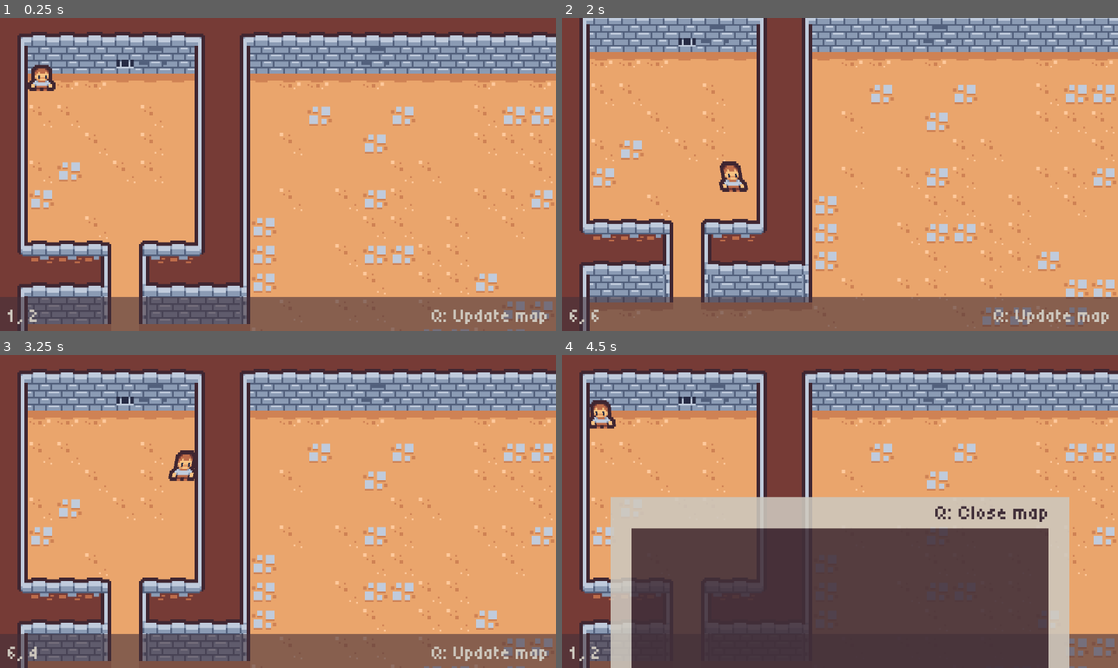
Above: before the commit, frames 1-4 (two rows, left to right).
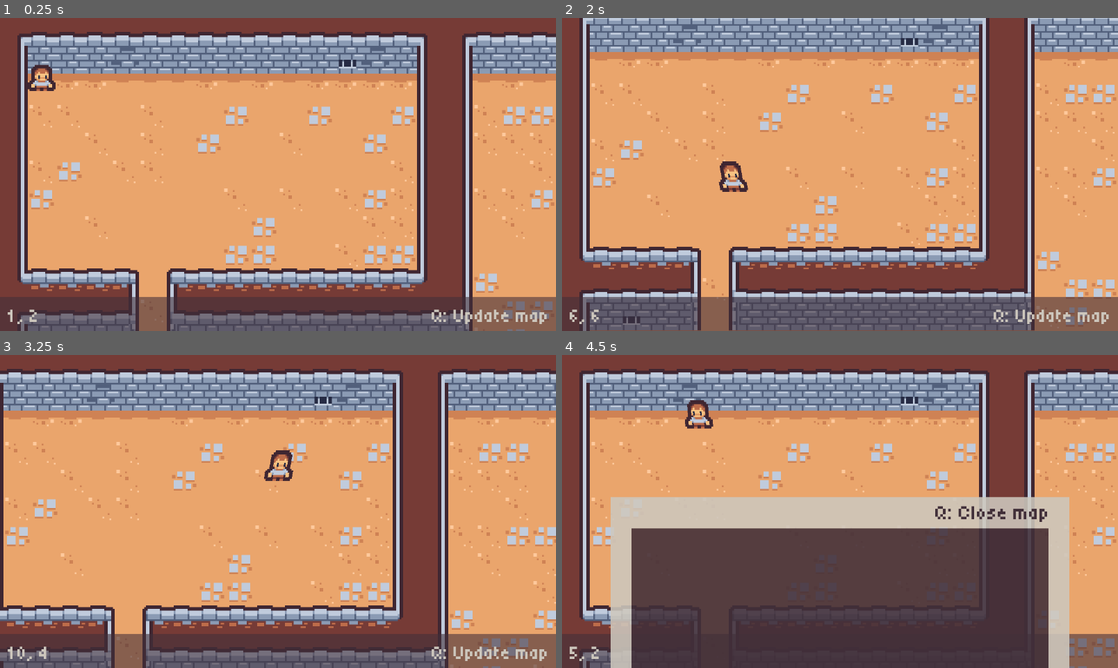
Above: after the commit, the same moments.

Repository: johnreybacal/dungeon-seo-solutions-inc
Game: Godot game, scene res://scenes/game.tscn
The game is run twice, just before and just after one commit, with the same random seed, the same clock (stepped at 60 frames per second) and the same inputs.
Inputs (mouse positions are in pixels of both pictures, inside the frame that each line leads up to):
- Up to frame 1 (0.25 s): no input
- Up to frame 2 (2 s): tap Enter at 0.5 s; move the mouse to (962, 158) at 0.52 s; hold D (move_right) 0.53-1.28 s; hold 4 (use_enemy) 0.53-1.28 s; click (962, 158) at 0.67 s; move the mouse to (728, 190) at 1.27 s; hold S (move_down) from 1.28 s (still down); tap 1 (use_ground) at 1.35 s
- Up to frame 3 (3.25 s): move the mouse to (333, 442) at 2.02 s; release S (move_down) at 2.03 s; hold D (move_right) 2.03-2.78 s; hold 3 (use_trap) 2.03-2.78 s; move the mouse to (250, 574) at 2.77 s; hold W (move_up) from 2.78 s (still down); tap 2 (use_wall) at 2.85 s; click (250, 574) at 2.92 s
- Up to frame 4 (4.5 s): move the mouse to (1006, 558) at 3.52 s; release W (move_up) at 3.53 s; hold 4 (use_enemy) 3.53-4.28 s; hold A (move_left) from 3.53 s (still down); tap Q (toggle_map) at 4.15 s; move the mouse to (673, 464) at 4.27 s; tap 1 (use_ground) at 4.35 s

The runs differ from the first frame. In frame 1, 33% of the frame differs, in the area x 3-99%, y 4-100%; in frame 2, 38%; in frame 3, 43%, in the area x 0-100%, y 4-100%; in frame 4, 10%.

Commit message:
added map manager | add room generation

Diff:
--- a/project.godot
+++ b/project.godot
@@ -14,6 +14,10 @@
 run/main_scene="uid://hm73vsi3860u"
 config/features=PackedStringArray("4.5", "Forward Plus")
 config/icon="res://icon.svg"
+
+[autoload]
+
+MapManager="*res://scripts/map_manager.gd"
 
 [display]
 
--- a/scripts/game_manager.gd
+++ b/scripts/game_manager.gd
@@ -58,7 +58,8 @@
     # 2: wall
     # 3: healing well
     # 4 and beyond: traps
-    var cells := [
+    MapManager.generate_map()
+    # var cells := [
         # x ->
         # y ↓
         # [1, 1, 1, 1, 1, 1, 1, 1, 1, 1],
@@ -102,31 +103,34 @@
         # [1, 1, 1, 1, 1, 1, 1, 1, 1, 1, 1, 1, 1, 1, 1, 1, 1, 1, 1, 1, 1, 1, 1, 1, 1, 1, 1, 1, 1, 1, 1, 1, 1, 1, 1, 1, 1, 1, 1, 1, 1, 1],
         # [1, 1, 1, 1, 1, 1, 1, 1, 1, 1, 1, 1, 1, 1, 1, 1, 1, 1, 1, 1, 1, 1, 1, 1, 1, 1, 1, 1, 1, 1, 1, 1, 1, 1, 1, 1, 1, 1, 1, 1, 1, 1]
         #
-        [1, 1, 1, 1, 1, 1, 1, 1, 1, 1, 1, 1, 1, 1, 1, 1, 1, 1, 1, 1, 1, 1, 1, 1, 1, 1, 1, 1, 1, 1, 1, 1, 1, 1, 1, 1, 1, 1, 1, 1, 1, 1],
-        [1, 1, 1, 1, 1, 1, 1, 1, 1, 1, 1, 1, 1, 1, 1, 1, 1, 1, 1, 1, 1, 1, 1, 1, 1, 1, 1, 1, 1, 1, 1, 1, 1, 1, 1, 1, 1, 1, 1, 1, 1, 1],
-        [1, 1, 2, 2, 2, 2, 2, 2, 1, 1, 2, 2, 2, 2, 2, 2, 2, 2, 2, 2, 2, 2, 2, 2, 2, 2, 2, 2, 2, 2, 2, 2, 2, 2, 2, 2, 2, 2, 2, 2, 1, 1],
-        [1, 1, 0, 0, 0, 0, 0, 0, 1, 1, 0, 0, 0, 0, 0, 0, 0, 0, 0, 0, 0, 0, 0, 0, 0, 0, 0, 0, 0, 0, 0, 0, 0, 0, 0, 0, 0, 0, 0, 0, 1, 1],
-        [1, 1, 0, 0, 0, 0, 0, 0, 1, 1, 0, 0, 0, 0, 0, 0, 0, 0, 0, 0, 0, 0, 0, 0, 0, 0, 0, 0, 0, 0, 0, 0, 0, 0, 0, 0, 0, 0, 0, 0, 1, 1],
-        [1, 1, 0, 0, 0, 0, 0, 0, 1, 1, 0, 0, 0, 0, 0, 0, 0, 0, 0, 0, 0, 0, 0, 0, 0, 0, 0, 0, 0, 0, 0, 0, 0, 0, 0, 0, 0, 0, 0, 0, 1, 1],
-        [1, 1, 0, 0, 0, 0, 0, 0, 1, 1, 0, 0, 0, 0, 0, 0, 0, 0, 0, 0, 0, 0, 0, 0, 0, 0, 0, 0, 0, 0, 0, 0, 0, 0, 0, 0, 0, 0, 0, 0, 1, 1],
-        [1, 1, 0, 0, 0, 3, 0, 0, 1, 1, 0, 0, 0, 0, 0, 0, 0, 0, 0, 0, 0, 0, 0, 0, 0, 0, 0, 0, 0, 0, 0, 0, 0, 0, 0, 0, 0, 0, 0, 0, 1, 1],
-        [1, 1, 0, 0, 0, 4, 0, 0, 1, 1, 0, 0, 0, 0, 0, 0, 0, 0, 0, 0, 0, 0, 0, 0, 0, 0, 0, 0, 0, 0, 0, 0, 0, 0, 0, 0, 0, 0, 0, 0, 1, 1],
-        [1, 1, 1, 1, 1, 0, 1, 1, 1, 1, 0, 0, 0, 0, 0, 0, 0, 0, 0, 0, 0, 0, 0, 0, 0, 0, 0, 0, 0, 0, 0, 0, 0, 0, 0, 0, 0, 0, 0, 0, 1, 1],
-        [1, 1, 1, 1, 1, 0, 1, 1, 1, 1, 0, 0, 0, 0, 0, 0, 0, 0, 0, 0, 0, 0, 0, 0, 0, 0, 0, 0, 0, 0, 0, 0, 0, 0, 0, 0, 0, 0, 0, 0, 1, 1],
-        [1, 1, 2, 2, 2, 4, 2, 2, 2, 2, 0, 0, 0, 0, 0, 0, 0, 0, 0, 0, 0, 0, 0, 0, 0, 0, 0, 0, 0, 0, 0, 0, 0, 0, 0, 0, 0, 0, 0, 0, 1, 1],
-        [1, 1, 0, 0, 0, 0, 0, 0, 0, 0, 0, 0, 0, 0, 0, 0, 0, 0, 0, 0, 0, 0, 0, 0, 0, 0, 0, 0, 0, 0, 0, 0, 0, 0, 0, 0, 0, 0, 0, 0, 1, 1],
-        [1, 1, 0, 0, 0, 0, 0, 0, 0, 0, 0, 0, 0, 0, 0, 0, 0, 0, 0, 0, 0, 0, 0, 0, 0, 0, 0, 0, 0, 0, 0, 0, 0, 0, 0, 0, 0, 0, 0, 0, 1, 1],
-        [1, 1, 0, 0, 0, 0, 0, 0, 0, 0, 0, 0, 0, 0, 0, 0, 0, 0, 0, 0, 0, 0, 0, 0, 0, 0, 0, 0, 0, 0, 0, 0, 0, 0, 0, 0, 0, 0, 0, 0, 1, 1],
-        [1, 1, 0, 0, 0, 0, 0, 0, 0, 0, 0, 0, 0, 0, 0, 0, 0, 0, 0, 0, 0, 0, 0, 0, 0, 0, 0, 0, 0, 0, 0, 0, 0, 0, 0, 0, 0, 0, 0, 0, 1, 1],
-        [1, 1, 0, 0, 0, 0, 0, 0, 0, 0, 0, 0, 0, 0, 0, 0, 0, 0, 0, 0, 0, 0, 0, 0, 0, 0, 0, 0, 0, 0, 0, 0, 0, 0, 0, 0, 0, 0, 0, 0, 1, 1],
-        [1, 1, 0, 0, 0, 0, 0, 0, 0, 0, 0, 0, 0, 0, 0, 0, 0, 0, 0, 0, 0, 0, 0, 0, 0, 0, 0, 0, 0, 0, 0, 0, 0, 0, 0, 0, 0, 0, 0, 0, 1, 1],
-        [1, 1, 0, 0, 0, 0, 0, 0, 0, 0, 0, 0, 0, 0, 0, 0, 0, 0, 0, 0, 0, 0, 0, 0, 0, 0, 0, 0, 0, 0, 0, 0, 0, 0, 0, 0, 0, 0, 0, 0, 1, 1],
-        [1, 1, 0, 0, 0, 0, 0, 0, 0, 0, 0, 0, 0, 0, 0, 0, 0, 0, 0, 0, 0, 0, 0, 0, 0, 0, 0, 0, 0, 0, 0, 0, 0, 0, 0, 0, 0, 0, 0, 0, 1, 1],
-        [1, 1, 0, 0, 0, 0, 0, 0, 0, 0, 0, 0, 0, 0, 0, 0, 0, 0, 0, 0, 0, 0, 0, 0, 0, 0, 0, 0, 0, 0, 0, 0, 0, 0, 0, 0, 0, 0, 0, 0, 1, 1],
-        [1, 1, 0, 0, 0, 0, 0, 0, 0, 0, 0, 0, 0, 0, 0, 0, 0, 0, 0, 0, 0, 0, 0, 0, 0, 0, 0, 0, 0, 0, 0, 0, 0, 0, 0, 0, 0, 0, 0, 0, 1, 1],
-        [1, 1, 1, 1, 1, 1, 1, 1, 1, 1, 1, 1, 1, 1, 1, 1, 1, 1, 1, 1, 1, 1, 1, 1, 1, 1, 1, 1, 1, 1, 1, 1, 1, 1, 1, 1, 1, 1, 1, 1, 1, 1],
-        [1, 1, 1, 1, 1, 1, 1, 1, 1, 1, 1, 1, 1, 1, 1, 1, 1, 1, 1, 1, 1, 1, 1, 1, 1, 1, 1, 1, 1, 1, 1, 1, 1, 1, 1, 1, 1, 1, 1, 1, 1, 1]
-    ]
+        # [1, 1, 1, 1, 1, 1, 1, 1, 1, 1, 1, 1, 1, 1, 1, 1, 1, 1, 1, 1, 1, 1, 1, 1, 1, 1, 1, 1, 1, 1, 1, 1, 1, 1, 1, 1, 1, 1, 1, 1, 1, 1],
+        # [1, 1, 1, 1, 1, 1, 1, 1, 1, 1, 1, 1, 1, 1, 1, 1, 1, 1, 1, 1, 1, 1, 1, 1, 1, 1, 1, 1, 1, 1, 1, 1, 1, 1, 1, 1, 1, 1, 1, 1, 1, 1],
+        # [1, 1, 2, 2, 2, 2, 2, 2, 1, 1, 2, 2, 2, 2, 2, 2, 2, 2, 2, 2, 2, 2, 2, 2, 2, 2, 2, 2, 2, 2, 2, 2, 2, 2, 2, 2, 2, 2, 2, 2, 1, 1],
+        # [1, 1, 0, 0, 0, 0, 0, 0, 1, 1, 0, 0, 0, 0, 0, 0, 0, 0, 0, 0, 0, 0, 0, 0, 0, 0, 0, 0, 0, 0, 0, 0, 0, 0, 0, 0, 0, 0, 0, 0, 1, 1],
+        # [1, 1, 0, 0, 0, 0, 0, 0, 1, 1, 0, 0, 0, 0, 0, 0, 0, 0, 0, 0, 0, 0, 0, 0, 0, 0, 0, 0, 0, 0, 0, 0, 0, 0, 0, 0, 0, 0, 0, 0, 1, 1],
+        # [1, 1, 0, 0, 0, 0, 0, 0, 1, 1, 0, 0, 0, 0, 0, 0, 0, 0, 0, 0, 0, 0, 0, 0, 0, 0, 0, 0, 0, 0, 0, 0, 0, 0, 0, 0, 0, 0, 0, 0, 1, 1],
+        # [1, 1, 0, 0, 0, 0, 0, 0, 1, 1, 0, 0, 0, 0, 0, 0, 0, 0, 0, 0, 0, 0, 0, 0, 0, 0, 0, 0, 0, 0, 0, 0, 0, 0, 0, 0, 0, 0, 0, 0, 1, 1],
+        # [1, 1, 0, 0, 0, 3, 0, 0, 1, 1, 0, 0, 0, 0, 0, 0, 0, 0, 0, 0, 0, 0, 0, 0, 0, 0, 0, 0, 0, 0, 0, 0, 0, 0, 0, 0, 0, 0, 0, 0, 1, 1],
+        # [1, 1, 0, 0, 0, 4, 0, 0, 1, 1, 0, 0, 0, 0, 0, 0, 0, 0, 0, 0, 0, 0, 0, 0, 0, 0, 0, 0, 0, 0, 0, 0, 0, 0, 0, 0, 0, 0, 0, 0, 1, 1],
+        # [1, 1, 1, 1, 1, 0, 1, 1, 1, 1, 0, 0, 0, 0, 0, 0, 0, 0, 0, 0, 0, 0, 0, 0, 0, 0, 0, 0, 0, 0, 0, 0, 0, 0, 0, 0, 0, 0, 0, 0, 1, 1],
+        # [1, 1, 1, 1, 1, 0, 1, 1, 1, 1, 0, 0, 0, 0, 0, 0, 0, 0, 0, 0, 0, 0, 0, 0, 0, 0, 0, 0, 0, 0, 0, 0, 0, 0, 0, 0, 0, 0, 0, 0, 1, 1],
+        # [1, 1, 2, 2, 2, 4, 2, 2, 2, 2, 0, 0, 0, 0, 0, 0, 0, 0, 0, 0, 0, 0, 0, 0, 0, 0, 0, 0, 0, 0, 0, 0, 0, 0, 0, 0, 0, 0, 0, 0, 1, 1],
+        # [1, 1, 0, 0, 0, 0, 0, 0, 0, 0, 0, 0, 0, 0, 0, 0, 0, 0, 0, 0, 0, 0, 0, 0, 0, 0, 0, 0, 0, 0, 0, 0, 0, 0, 0, 0, 0, 0, 0, 0, 1, 1],
+        # [1, 1, 0, 0, 0, 0, 0, 0, 0, 0, 0, 0, 0, 0, 0, 0, 0, 0, 0, 0, 0, 0, 0, 0, 0, 0, 0, 0, 0, 0, 0, 0, 0, 0, 0, 0, 0, 0, 0, 0, 1, 1],
+        # [1, 1, 0, 0, 0, 0, 0, 0, 0, 0, 0, 0, 0, 0, 0, 0, 0, 0, 0, 0, 0, 0, 0, 0, 0, 0, 0, 0, 0, 0, 0, 0, 0, 0, 0, 0, 0, 0, 0, 0, 1, 1],
+        # [1, 1, 0, 0, 0, 0, 0, 0, 0, 0, 0, 0, 0, 0, 0, 0, 0, 0, 0, 0, 0, 0, 0, 0, 0, 0, 0, 0, 0, 0, 0, 0, 0, 0, 0, 0, 0, 0, 0, 0, 1, 1],
+        # [1, 1, 0, 0, 0, 0, 0, 0, 0, 0, 0, 0, 0, 0, 0, 0, 0, 0, 0, 0, 0, 0, 0, 0, 0, 0, 0, 0, 0, 0, 0, 0, 0, 0, 0, 0, 0, 0, 0, 0, 1, 1],
+        # [1, 1, 0, 0, 0, 0, 0, 0, 0, 0, 0, 0, 0, 0, 0, 0, 0, 0, 0, 0, 0, 0, 0, 0, 0, 0, 0, 0, 0, 0, 0, 0, 0, 0, 0, 0, 0, 0, 0, 0, 1, 1],
+        # [1, 1, 0, 0, 0, 0, 0, 0, 0, 0, 0, 0, 0, 0, 0, 0, 0, 0, 0, 0, 0, 0, 0, 0, 0, 0, 0, 0, 0, 0, 0, 0, 0, 0, 0, 0, 0, 0, 0, 0, 1, 1],
+        # [1, 1, 0, 0, 0, 0, 0, 0, 0, 0, 0, 0, 0, 0, 0, 0, 0, 0, 0, 0, 0, 0, 0, 0, 0, 0, 0, 0, 0, 0, 0, 0, 0, 0, 0, 0, 0, 0, 0, 0, 1, 1],
+        # [1, 1, 0, 0, 0, 0, 0, 0, 0, 0, 0, 0, 0, 0, 0, 0, 0, 0, 0, 0, 0, 0, 0, 0, 0, 0, 0, 0, 0, 0, 0, 0, 0, 0, 0, 0, 0, 0, 0, 0, 1, 1],
+        # [1, 1, 0, 0, 0, 0, 0, 0, 0, 0, 0, 0, 0, 0, 0, 0, 0, 0, 0, 0, 0, 0, 0, 0, 0, 0, 0, 0, 0, 0, 0, 0, 0, 0, 0, 0, 0, 0, 0, 0, 1, 1],
+        # [1, 1, 1, 1, 1, 1, 1, 1, 1, 1, 1, 1, 1, 1, 1, 1, 1, 1, 1, 1, 1, 1, 1, 1, 1, 1, 1, 1, 1, 1, 1, 1, 1, 1, 1, 1, 1, 1, 1, 1, 1, 1],
+        # [1, 1, 1, 1, 1, 1, 1, 1, 1, 1, 1, 1, 1, 1, 1, 1, 1, 1, 1, 1, 1, 1, 1, 1, 1, 1, 1, 1, 1, 1, 1, 1, 1, 1, 1, 1, 1, 1, 1, 1, 1, 1]
+    #     MapManager.map
+    # ]
+    var cells = MapManager.map
+    print(cells)
     var top_walls_coordinates: Array[Vector2i] = []
     var wall_coordinates: Array[Vector2i] = []
     var ground_coordinates: Array[Vector2i] = []
--- /dev/null
+++ b/scripts/map_manager.gd
@@ -0,0 +1,136 @@
+extends Node
+
+var template := [
+#   -1, 0, 1
+    [1, 1, 1, 1, 1, 1, 1, 1, 1, 1, 1, 1, 1, 1, 1, 1, 1, 1, 1, 1, 1, 1, 1, 1, 1, 1, 1, 1, 1, 1, 1, 1, 1, 1, 1, 1, 1, 1, 1, 1, 1, 1], # -1
+    [1, 1, 1, 1, 1, 1, 1, 1, 1, 1, 1, 1, 1, 1, 1, 1, 1, 1, 1, 1, 1, 1, 1, 1, 1, 1, 1, 1, 1, 1, 1, 1, 1, 1, 1, 1, 1, 1, 1, 1, 1, 1], # 0
+    [1, 1, 2, 2, 2, 2, 2, 2, 2, 2, 2, 2, 2, 2, 2, 2, 2, 2, 2, 2, 2, 2, 2, 2, 2, 2, 2, 2, 2, 2, 2, 2, 2, 2, 2, 2, 2, 2, 2, 2, 1, 1], # 1
+    [1, 1, 0, 0, 0, 0, 0, 0, 0, 0, 0, 0, 0, 0, 0, 0, 0, 0, 0, 0, 0, 0, 0, 0, 0, 0, 0, 0, 0, 0, 0, 0, 0, 0, 0, 0, 0, 0, 0, 0, 1, 1], # 2
+    [1, 1, 0, 0, 0, 0, 0, 0, 0, 0, 0, 0, 0, 0, 0, 0, 0, 0, 0, 0, 0, 0, 0, 0, 0, 0, 0, 0, 0, 0, 0, 0, 0, 0, 0, 0, 0, 0, 0, 0, 1, 1],
+    [1, 1, 0, 0, 0, 0, 0, 0, 0, 0, 0, 0, 0, 0, 0, 0, 0, 0, 0, 0, 0, 0, 0, 0, 0, 0, 0, 0, 0, 0, 0, 0, 0, 0, 0, 0, 0, 0, 0, 0, 1, 1],
+    [1, 1, 0, 0, 0, 0, 0, 0, 0, 0, 0, 0, 0, 0, 0, 0, 0, 0, 0, 0, 0, 0, 0, 0, 0, 0, 0, 0, 0, 0, 0, 0, 0, 0, 0, 0, 0, 0, 0, 0, 1, 1],
+    [1, 1, 0, 0, 0, 0, 0, 0, 0, 0, 0, 0, 0, 0, 0, 0, 0, 0, 0, 0, 0, 0, 0, 0, 0, 0, 0, 0, 0, 0, 0, 0, 0, 0, 0, 0, 0, 0, 0, 0, 1, 1],
+    [1, 1, 0, 0, 0, 0, 0, 0, 0, 0, 0, 0, 0, 0, 0, 0, 0, 0, 0, 0, 0, 0, 0, 0, 0, 0, 0, 0, 0, 0, 0, 0, 0, 0, 0, 0, 0, 0, 0, 0, 1, 1],
+    [1, 1, 0, 0, 0, 0, 0, 0, 0, 0, 0, 0, 0, 0, 0, 0, 0, 0, 0, 0, 0, 0, 0, 0, 0, 0, 0, 0, 0, 0, 0, 0, 0, 0, 0, 0, 0, 0, 0, 0, 1, 1],
+    [1, 1, 0, 0, 0, 0, 0, 0, 0, 0, 0, 0, 0, 0, 0, 0, 0, 0, 0, 0, 0, 0, 0, 0, 0, 0, 0, 0, 0, 0, 0, 0, 0, 0, 0, 0, 0, 0, 0, 0, 1, 1],
+    [1, 1, 0, 0, 0, 0, 0, 0, 0, 0, 0, 0, 0, 0, 0, 0, 0, 0, 0, 0, 0, 0, 0, 0, 0, 0, 0, 0, 0, 0, 0, 0, 0, 0, 0, 0, 0, 0, 0, 0, 1, 1],
+    [1, 1, 0, 0, 0, 0, 0, 0, 0, 0, 0, 0, 0, 0, 0, 0, 0, 0, 0, 0, 0, 0, 0, 0, 0, 0, 0, 0, 0, 0, 0, 0, 0, 0, 0, 0, 0, 0, 0, 0, 1, 1],
+    [1, 1, 0, 0, 0, 0, 0, 0, 0, 0, 0, 0, 0, 0, 0, 0, 0, 0, 0, 0, 0, 0, 0, 0, 0, 0, 0, 0, 0, 0, 0, 0, 0, 0, 0, 0, 0, 0, 0, 0, 1, 1],
+    [1, 1, 0, 0, 0, 0, 0, 0, 0, 0, 0, 0, 0, 0, 0, 0, 0, 0, 0, 0, 0, 0, 0, 0, 0, 0, 0, 0, 0, 0, 0, 0, 0, 0, 0, 0, 0, 0, 0, 0, 1, 1],
+    [1, 1, 0, 0, 0, 0, 0, 0, 0, 0, 0, 0, 0, 0, 0, 0, 0, 0, 0, 0, 0, 0, 0, 0, 0, 0, 0, 0, 0, 0, 0, 0, 0, 0, 0, 0, 0, 0, 0, 0, 1, 1],
+    [1, 1, 0, 0, 0, 0, 0, 0, 0, 0, 0, 0, 0, 0, 0, 0, 0, 0, 0, 0, 0, 0, 0, 0, 0, 0, 0, 0, 0, 0, 0, 0, 0, 0, 0, 0, 0, 0, 0, 0, 1, 1],
+    [1, 1, 0, 0, 0, 0, 0, 0, 0, 0, 0, 0, 0, 0, 0, 0, 0, 0, 0, 0, 0, 0, 0, 0, 0, 0, 0, 0, 0, 0, 0, 0, 0, 0, 0, 0, 0, 0, 0, 0, 1, 1],
+    [1, 1, 0, 0, 0, 0, 0, 0, 0, 0, 0, 0, 0, 0, 0, 0, 0, 0, 0, 0, 0, 0, 0, 0, 0, 0, 0, 0, 0, 0, 0, 0, 0, 0, 0, 0, 0, 0, 0, 0, 1, 1],
+    [1, 1, 0, 0, 0, 0, 0, 0, 0, 0, 0, 0, 0, 0, 0, 0, 0, 0, 0, 0, 0, 0, 0, 0, 0, 0, 0, 0, 0, 0, 0, 0, 0, 0, 0, 0, 0, 0, 0, 0, 1, 1],
+    [1, 1, 0, 0, 0, 0, 0, 0, 0, 0, 0, 0, 0, 0, 0, 0, 0, 0, 0, 0, 0, 0, 0, 0, 0, 0, 0, 0, 0, 0, 0, 0, 0, 0, 0, 0, 0, 0, 0, 0, 1, 1],
+    [1, 1, 0, 0, 0, 0, 0, 0, 0, 0, 0, 0, 0, 0, 0, 0, 0, 0, 0, 0, 0, 0, 0, 0, 0, 0, 0, 0, 0, 0, 0, 0, 0, 0, 0, 0, 0, 0, 0, 0, 1, 1],
+    [1, 1, 1, 1, 1, 1, 1, 1, 1, 1, 1, 1, 1, 1, 1, 1, 1, 1, 1, 1, 1, 1, 1, 1, 1, 1, 1, 1, 1, 1, 1, 1, 1, 1, 1, 1, 1, 1, 1, 1, 1, 1],
+    [1, 1, 1, 1, 1, 1, 1, 1, 1, 1, 1, 1, 1, 1, 1, 1, 1, 1, 1, 1, 1, 1, 1, 1, 1, 1, 1, 1, 1, 1, 1, 1, 1, 1, 1, 1, 1, 1, 1, 1, 1, 1]
+]
+var map
+var player_map: Array
+
+func generate_map():
+    # Walker generator
+    map = template.duplicate_deep()
+
+    # Start position is 1, 2
+    var pos := Vector2i(3, 4)
+
+    var dir := Vector2i.DOWN # [Vector2i.DOWN, Vector2i.RIGHT].pick_random()
+
+    _generate_room_down(pos, dir)
+    _generate_traps()
+
+
+func _generate_room_down(pos: Vector2i, _dir: Vector2i):
+    print("Start at : ", pos, " : ", map[pos.y][pos.x])
+    print(map[pos.y][pos.x])
+    var up := _check_up(pos)
+    var down := _check_down(pos)
+    var left := _check_left(pos)
+    var right := _check_right(pos)
+
+    print("up: ", up)
+    print("down: ", down)
+    print("left: ", left)
+    print("right: ", right)
+
+    var door_position = randi_range(left + 1, right - 1)
+
+    # Draw wall top
+    for y in range(up - 1, down + 2):
+        for x in range(left - 1, right + 2):
+            var py = pos.y + y
+            var px = pos.x + x
+            # Up wall
+            if y == up - 1:
+                map[py][px] = 1
+            # Down wall
+            if y == down or y == down + 1:
+                map[py][px] = 1
+            # Left wall
+            if x == left or x == left - 1:
+                map[py][px] = 1
+
+            if x == right or x == right + 1:
+                map[py][px] = 1
+
+            if x == door_position and (y == down or y == down + 1):
+                map[py][px] = 0
+
+    # Draw wall
+    for x in range(left, right + 2):
+        if map[pos.y + down + 2][pos.x + x] == 0 and x != door_position:
+            map[pos.y + down + 2][pos.x + x] = 2
+
+
+func _generate_traps():
+    var limit = 20
+    var current = 0
+
+    while current < limit:
+        var y = randi_range(5, 20)
+        var x = randf_range(4, 40)
+
+        if map[y][x] == 0:
+            map[y][x] = 4
+            current += 1
+
+func _check_up(pos: Vector2i) -> int:
+    print("check up:")
+    var max_step = randi_range(-5, -10)
+    for i in range(0, max_step, -1):
+        print(map[pos.y - i][pos.x])
+        if map[pos.y + i][pos.x] != 0:
+            return i
+    return max_step
+
+func _check_down(pos: Vector2i) -> int:
+    print("check down:")
+    var max_step = randi_range(5, 10)
+    for i in range(max_step):
+        print(map[pos.y + i][pos.x])
+        if map[pos.y + i][pos.x] != 0:
+            return i
+    return max_step
+
+func _check_left(pos: Vector2i) -> int:
+    print("check left:")
+    var max_step = randi_range(-5, -15)
+    for i in range(0, max_step, -1):
+        # if pos.x - i < 0:
+        #     return i - 1
+        print(map[pos.y][pos.x - i])
+        if map[pos.y][pos.x + i] != 0:
+            return i
+    return max_step
+
+func _check_right(pos: Vector2i) -> int:
+    print("check left:")
+    var max_step = randi_range(5, 15)
+    for i in range(max_step):
+        print(map[pos.y][pos.x + i])
+        if map[pos.y][pos.x + i] != 0:
+            return i
+    return max_step
Not shown, added: scripts/map_manager.gd.uid
